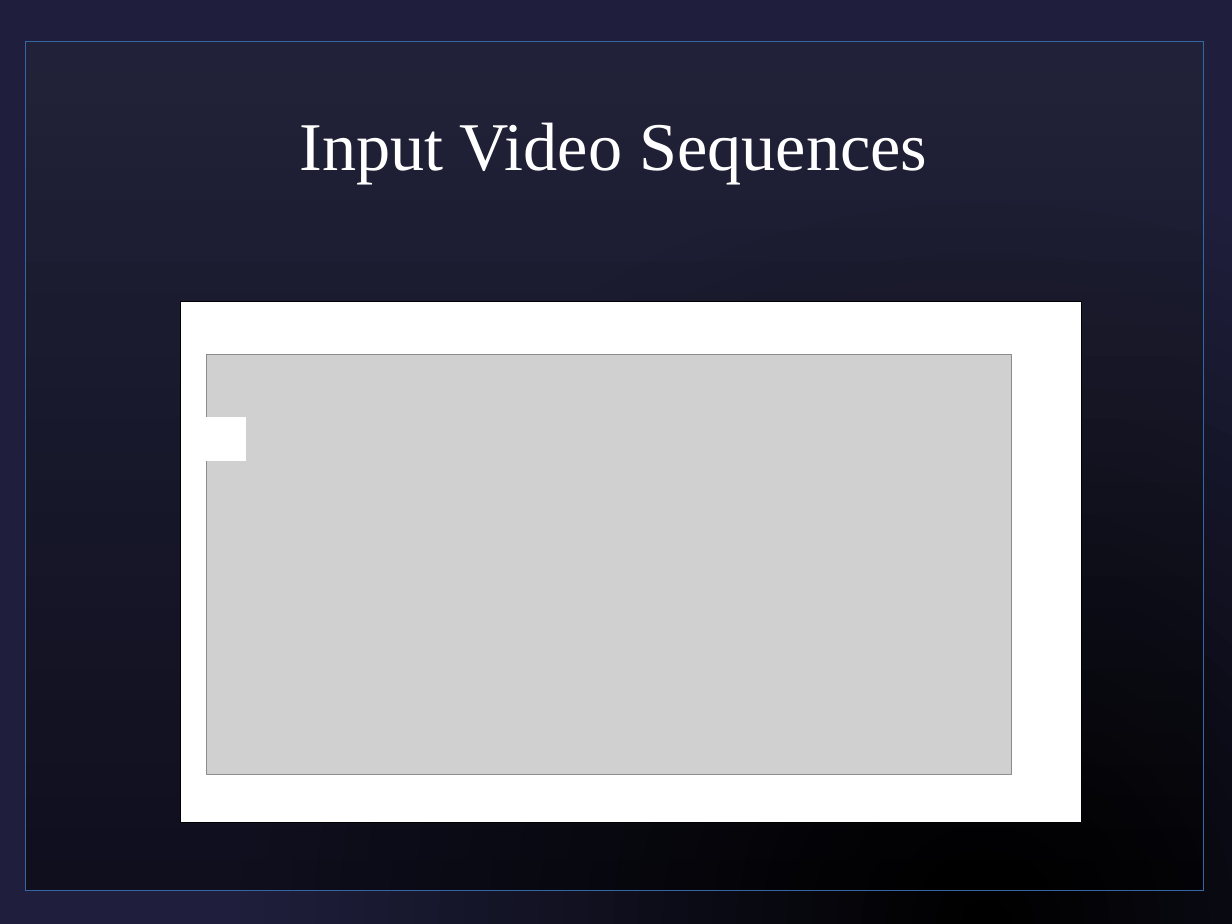
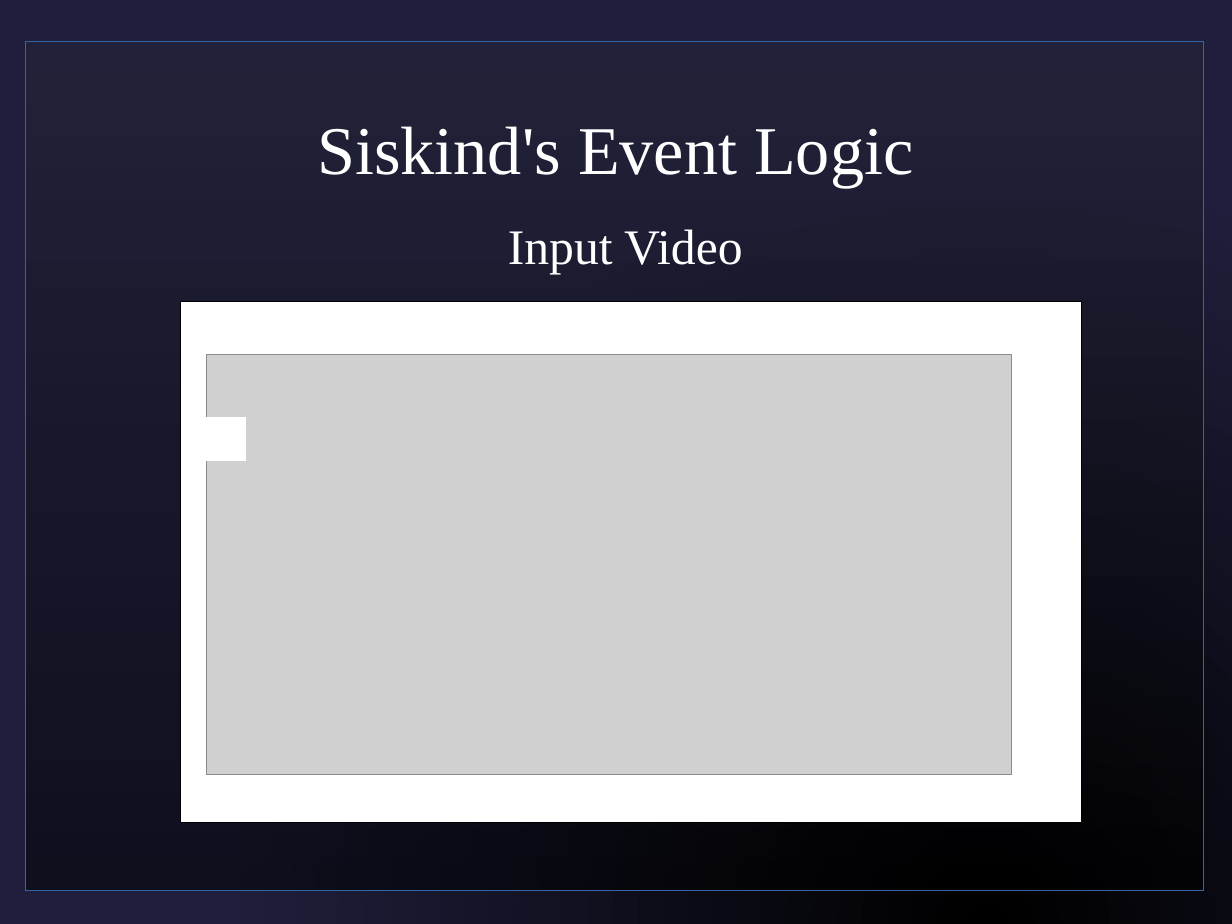
Before and after one commit to sjf/eventlogic, a slide deck: slide 14 of pres1.odp (slide 18 before the commit). Drawn at 1232x924 pixels with LibreOffice and Linux fonts; fonts in the diff are those of the drawing; grey boxes stand for pictures; background and template pictures are left out. Boxes give left, top, right and bottom in pixels: in the first picture for what was removed or moved away, otherwise in the second. Text is boxed around its words. In the diff, an @@ line names an element or a change of style, - is before the commit and + after.

```diff
--- a/pres1.odp
+++ b/pres1.odp
@@ title added at (x1=317, y1=126, x2=913, y2=187), 44 pt, text #FFFFFF @@
+Siskind's Event Logic
@@ subtitle at (x1=508, y1=229, x2=742, y2=274): text changed; size 44 to 32 pt @@
-Input Video Sequences
+Input Video
```
Also in this commit, not shown: 11 other slides changed, 6 slides removed.
